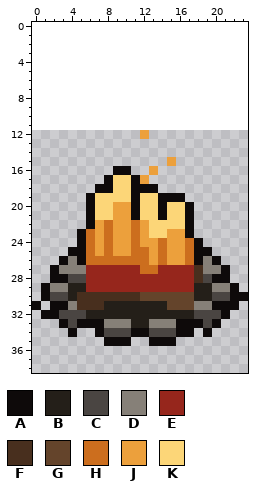
One commit to this pixel-art file: ArtSource/pixel/dungeon27/prop_campfire.aseprite. Above is the file before it was changed.
24x28 pixels, 1 frame. The old version is drawn lined up with the new one, on the new canvas.
Palette (. is transparent): A #0e0a0a  B #241f19  C #4a4542  D #868078  E #96261c  F #482f1e  G #64442b  H #cc6e1e  J #eca03c  K #fcd678
Pixels before, first column x 0:
12 ............J...........
13 ........................
14 ........................
15 ...............J........
16 .........AA..J..........
17 ........AKKAJ...........
18 .......AAKKAAA..........
19 ......AKKKKAKKAAA.......
20 ......AKKJJAKKAKKA......
21 ......AKKJJAKKAKKA......
22 ......AJHJJHJKKKKA......
23 .....AHJHJJHJKKJJA......
24 .....AHJHJJHJJHJJHA.....
25 ....AAHJHJJHHJHJJHAA....
26 ...ADAHHHHHHHJHJJHADA...
27 ..ADDDEEEEEEHHEEEEFDDA..
28 ..AACCEEEEEEEEEEEEFCAA..
29 .ADDBBEEEEEEEEEEEEBBDDA.
30 .ACCBFFFFFFFGGGGGGBBCCAA
31 A.AADFFFBBBBBBBGGGDDAAA.
32 .AACCCBBBBBBBBBBBBCCCA..
33 ...ACAAADDDBBDDDAAACA...
34 ....A..ACCCAACCCAA.A....
35 ........AAA..AAA........
Once edited:
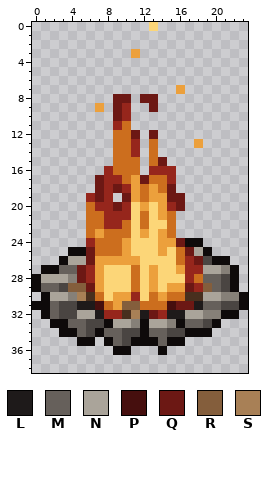
Colours new in this view: L #1e1a1a  M #66605b  N #aaa49a  P #460f0e  Q #6c1814  R #845e3c  S #a88056
Diff:
canvas 24x28 -> 24x39, the old top-left corner now at 0,12 (the part of the old canvas that was cut away was empty and is not shown)
Changed rows in their new state; - is an unchanged pixel.
first column x 11:
 0 --K
 3 J--
first column x 0:
 7 ----------------J-------
 8 ---------QQ-QQ----------
 9 -------J-QE--Q----------
10 ---------QE-------------
11 ---------EH-------------
12 ---------HHQ.Q----------
13 ---------HHE-H----J-----
14 ---------HHE-H----------
15 ---------HHH-HQ.--------
16 --------EHHH-EEE--------
17 -------QEEHJQHHE--------
18 -------QEQEJHJHQ--------
19 ------EQE.QJHJJQQ-------
20 ------HEEQEKJ-JEQ.------
21 ------HHEEEKH-JH..------
22 ------HHEEHKH--H..------
23 -----.---HHK--JH..------
24 -----.EH-H-KKKJ-QA------
25 ------QH-H-KKKJKHQN-----
26 ----NNQJJJJJKKKKHEQC-A--
27 -A-MMQ-JKKKHKJKKJ-ENNDA-
28 ANNNDQ-JKKKHKJKKK-HMMCA-
29 AMMCRRQJKKKHKJKJJQERMC--
30 --NNDS-HKJJEKHJHHFFNNDD-
31 -AMCCLLPHJRRHHHPQQLMMCCA
32 --M--NNLEEFSLQELLNNDD-A-
33 --A-MMCCANNDANN--MM-----
34 ---A-MC-MM-C-MM-C-A-----
35 -----AA--MCAA-M-A-------
36 ---------AA---A---------
